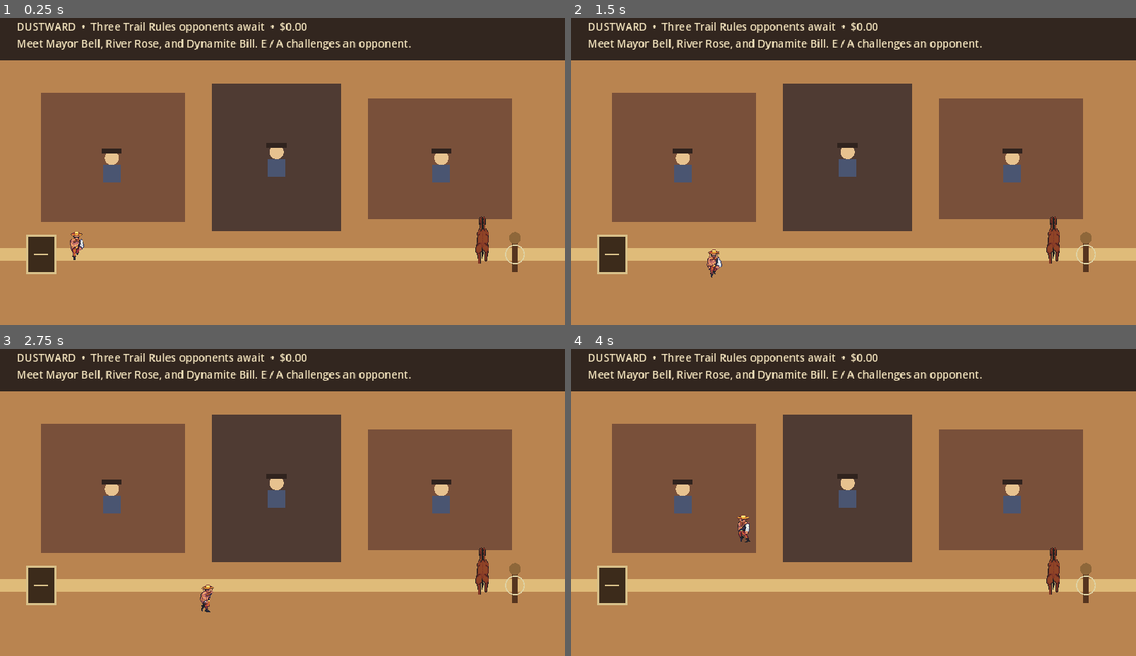
Above: before the commit, frames 1-4 (two rows, left to right).
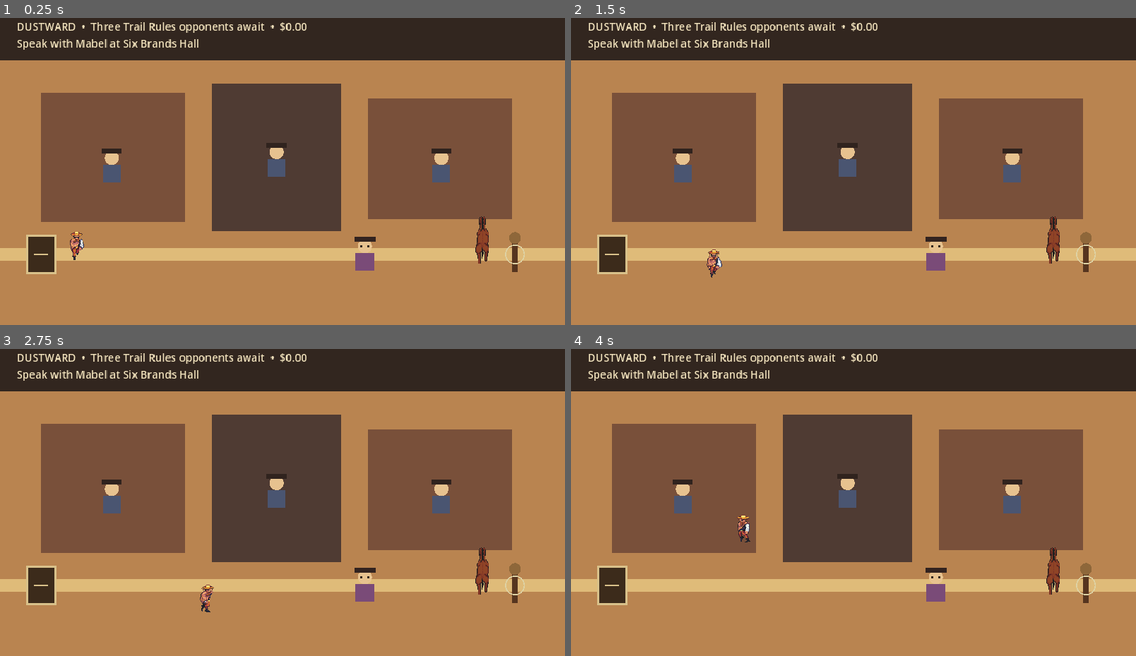
Above: after the commit, the same moments.

Repository: DocDamage/mahjongRPG
Game: Godot game, scene res://src/world/dustward.tscn
Same seed, same stepped clock (60 frames per second), same inputs: the game is played once before the commit and once after it. This scene is started directly instead of the project's main scene.
Inputs (mouse positions are in pixels of both pictures, inside the frame that each line leads up to):
- Up to frame 1 (0.25 s): no input
- Up to frame 2 (1.5 s): tap Enter at 0.5 s; move the mouse to (977, 150) at 0.52 s; hold D (move_right) 0.53-1.28 s; hold R (fish_reel) 0.53-1.28 s; click (977, 150) at 0.67 s; tap Space at 0.77 s; tap F (fish_release) at 0.8, 1.35 s; move the mouse to (740, 180) at 1.27 s; hold S (move_down) from 1.28 s (still down)
- Up to frame 3 (2.75 s): tap Space at 1.52 s; tap E (interact) at 1.55 s; move the mouse to (339, 428) at 2.02 s; release S (move_down) at 2.03 s; hold D (move_right) from 2.03 s (still down); hold E (interact) from 2.03 s (still down); tap Shift (run) at 2.3 s
- Up to frame 4 (4 s): move the mouse to (825, 560) at 2.77 s; release D (move_right) at 2.78 s; release E (interact) at 2.78 s; hold W (move_up) 2.78-3.53 s; tap Shift (run) at 2.85 s; click (825, 560) at 2.92 s; tap Space at 3.02, 3.77 s; tap R (fish_reel) at 3.05 s; move the mouse to (1023, 545) at 3.52 s; hold A (move_left) from 3.53 s (still down); hold R (fish_reel) from 3.53 s (still down); tap F (fish_release) at 3.8 s

The runs differ from the first frame. In frame 1, 1.3% of the frame differs, in the area x 3-73%, y 6-83%; in frame 2, 1.3%; in frame 3, 1.3%; in frame 4, 1.3%.

Commit message:
Add first hall restoration quest and helper

Diff:
--- /dev/null
+++ b/data/quests/vertical_slice_quests.json
@@ -0,0 +1,12 @@
+{
+  "schema_version": 1,
+  "quests": [
+    {
+      "id": "first_lantern",
+      "title": "The First Lantern",
+      "start_text": "Mabel needs one bean crop and any one fish to light the Six Brands Hall's first lantern.",
+      "requirements": {"crop_beans": 1, "any_fish": 1},
+      "rewards": {"helper": "mabel", "hall_milestone": "first_lantern"}
+    }
+  ]
+}
--- a/src/core/game_session.gd
+++ b/src/core/game_session.gd
@@ -5,13 +5,14 @@
 const FarmService = preload("res://src/farm/farm_service.gd")
 const HorseTravelState = preload("res://src/horses/horse_travel_state.gd")
 const InventoryService = preload("res://src/inventory/inventory_service.gd")
+const QuestService = preload("res://src/quests/quest_service.gd")
 
 signal session_started(seed: int)
 signal time_advanced(day: int, minute_of_day: int)
 signal pause_changed(paused: bool)
 signal weather_changed(weather_id: StringName)
 
-const SAVE_SCHEMA_VERSION := 2
+const SAVE_SCHEMA_VERSION := 3
 const MATCH_TIME_COST_MINUTES := 90
 const MINUTES_PER_DAY := 24 * 60
 const REAL_SECONDS_PER_DAY := 60.0
@@ -23,6 +24,7 @@
 var farm
 var horse
 var inventory
+var quests
 var _pause_reasons: Dictionary = {}
 var _time_accumulator := 0.0
 
@@ -41,6 +43,7 @@
 	_ensure_farm()
 	_ensure_horse()
 	_ensure_inventory()
+	_ensure_quests()
 
 
 func start_new_game(new_seed: int) -> void:
@@ -51,6 +54,8 @@
 	farm = null
 	horse = HorseTravelState.new()
 	inventory = InventoryService.new()
+	quests = null
+	_ensure_quests()
 	_ensure_farm()
 	_pause_reasons.clear()
 	_time_accumulator = 0.0
@@ -119,6 +124,7 @@
 		"farm": _ensure_farm().snapshot(),
 		"horse": _ensure_horse().snapshot(),
 		"inventory": _ensure_inventory().snapshot(),
+		"quests": _ensure_quests().snapshot(),
 	}
 
 
@@ -142,6 +148,9 @@
 		return ERR_INVALID_DATA
 	var inventory_data_value = migrated.get("inventory", {})
 	if not inventory_data_value is Dictionary or _ensure_inventory().restore(inventory_data_value) != OK:
+		return ERR_INVALID_DATA
+	var quest_data_value = migrated.get("quests", {})
+	if not quest_data_value is Dictionary or _ensure_quests().restore(quest_data_value) != OK:
 		return ERR_INVALID_DATA
 	_pause_reasons.clear()
 	_time_accumulator = 0.0
@@ -190,13 +199,33 @@
 	return inventory
 
 
+func _ensure_quests():
+	if quests != null:
+		return quests
+	quests = QuestService.new()
+	var file := FileAccess.open("res://data/quests/vertical_slice_quests.json", FileAccess.READ)
+	if file == null:
+		push_error("Missing vertical-slice quest data")
+		return quests
+	var parsed: Variant = JSON.parse_string(file.get_as_text())
+	if parsed is Dictionary:
+		var quest_values: Variant = parsed.get("quests", [])
+		if quest_values is Array:
+			for quest_value in quest_values:
+				if quest_value is Dictionary:
+					quests.register_definition(quest_value)
+	return quests
+
+
 func _migrate_snapshot(snapshot_data: Dictionary) -> Dictionary:
 	var schema_version := int(snapshot_data.get("schema_version", -1))
 	if schema_version == SAVE_SCHEMA_VERSION:
 		return snapshot_data.duplicate(true)
-	if schema_version != 1:
+	if schema_version < 1 or schema_version > 2:
 		return {}
 	var migrated := snapshot_data.duplicate(true)
 	migrated["schema_version"] = SAVE_SCHEMA_VERSION
-	migrated["inventory"] = {"money_cents": 0, "items": {}, "fish_records": {}}
+	if schema_version == 1:
+		migrated["inventory"] = {"money_cents": 0, "items": {}, "fish_records": {}}
+	migrated["quests"] = {"active": {}, "completed": {}, "unlocked_helpers": {}, "hall_milestones": {}}
 	return migrated
--- /dev/null
+++ b/src/quests/quest_service.gd
@@ -0,0 +1,78 @@
+extends RefCounted
+
+signal quest_started(quest_id: StringName)
+signal quest_completed(quest_id: StringName)
+
+var definitions: Dictionary = {}
+var active: Dictionary = {}
+var completed: Dictionary = {}
+var unlocked_helpers: Dictionary = {}
+var hall_milestones: Dictionary = {}
+
+
+func register_definition(data: Dictionary) -> Error:
+	var quest_id := StringName(data.get("id", ""))
+	var requirements_value: Variant = data.get("requirements", {})
+	if quest_id.is_empty() or not requirements_value is Dictionary:
+		return ERR_INVALID_DATA
+	definitions[quest_id] = data.duplicate(true)
+	return OK
+
+
+func start(quest_id: StringName) -> Error:
+	if not definitions.has(quest_id):
+		return ERR_DOES_NOT_EXIST
+	if completed.has(quest_id):
+		return ERR_ALREADY_IN_USE
+	active[quest_id] = true
+	quest_started.emit(quest_id)
+	return OK
+
+
+func is_active(quest_id: StringName) -> bool:
+	return active.has(quest_id)
+
+
+func complete(quest_id: StringName) -> Error:
+	if not active.has(quest_id) or not definitions.has(quest_id):
+		return ERR_INVALID_DATA
+	active.erase(quest_id)
+	completed[quest_id] = true
+	var rewards_value: Variant = definitions[quest_id].get("rewards", {})
+	if rewards_value is Dictionary:
+		var helper := StringName(rewards_value.get("helper", ""))
+		var milestone := StringName(rewards_value.get("hall_milestone", ""))
+		if not helper.is_empty():
+			unlocked_helpers[helper] = true
+		if not milestone.is_empty():
+			hall_milestones[milestone] = true
+	quest_completed.emit(quest_id)
+	return OK
+
+
+func requirement_count(quest_id: StringName, inventory, item_id: StringName) -> int:
+	if inventory == null or not definitions.has(quest_id):
+		return 0
+	if item_id == &"any_fish":
+		var count := 0
+		for key_value in inventory.items.keys():
+			var key := String(key_value)
+			if key.begins_with("fish_"):
+				count += int(inventory.items[key_value])
+		return count
+	return inventory.item_count(item_id)
+
+
+func snapshot() -> Dictionary:
+	return {"active": active.duplicate(true), "completed": completed.duplicate(true), "unlocked_helpers": unlocked_helpers.duplicate(true), "hall_milestones": hall_milestones.duplicate(true)}
+
+
+func restore(data: Dictionary) -> Error:
+	for key in ["active", "completed", "unlocked_helpers", "hall_milestones"]:
+		if not data.get(key, {}) is Dictionary:
+			return ERR_INVALID_DATA
+	active = data["active"].duplicate(true)
+	completed = data["completed"].duplicate(true)
+	unlocked_helpers = data["unlocked_helpers"].duplicate(true)
+	hall_milestones = data["hall_milestones"].duplicate(true)
+	return OK
--- /dev/null
+++ b/src/story/hall_foreman.gd
@@ -0,0 +1,45 @@
+extends "res://src/interaction/world_interactable.gd"
+
+signal feedback(message: String)
+
+const QUEST_ID := &"first_lantern"
+
+
+func _ready() -> void:
+	interacted.connect(_on_interacted)
+	queue_redraw()
+
+
+func _draw() -> void:
+	draw_circle(Vector2(0, -14), 12.0, Color("e7c28f"))
+	draw_rect(Rect2(-16, -2, 32, 30), Color("7a4b78"))
+	draw_rect(Rect2(-18, -30, 36, 8), Color("32231f"))
+	draw_circle(Vector2(-6, -14), 2.0, Color("33251c"))
+	draw_circle(Vector2(6, -14), 2.0, Color("33251c"))
+
+
+func _on_interacted(_actor: Node2D) -> void:
+	if GameSession.quests.completed.has(QUEST_ID):
+		feedback.emit("Mabel keeps the first lantern bright. Helper unlocked: Mabel.")
+		return
+	if not GameSession.quests.is_active(QUEST_ID):
+		GameSession.quests.start(QUEST_ID)
+		feedback.emit("Mabel: Bring one bean crop and any fish. We'll light the hall's first lantern.")
+		return
+	var bean_count: int = GameSession.quests.requirement_count(QUEST_ID, GameSession.inventory, &"crop_beans")
+	var fish_count: int = GameSession.quests.requirement_count(QUEST_ID, GameSession.inventory, &"any_fish")
+	if bean_count < 1 or fish_count < 1:
+		feedback.emit("Mabel: I still need one bean crop and any fish. Beans: %d, fish: %d." % [bean_count, fish_count])
+		return
+	GameSession.inventory.remove_item(&"crop_beans")
+	_remove_one_fish()
+	if GameSession.quests.complete(QUEST_ID) == OK:
+		feedback.emit("The first lantern shines. Mabel joins Wayward Farm, and the Six Brands Hall begins to return.")
+
+
+func _remove_one_fish() -> void:
+	for key_value in GameSession.inventory.items.keys():
+		var item_id := StringName(key_value)
+		if String(item_id).begins_with("fish_"):
+			GameSession.inventory.remove_item(item_id)
+			return
--- a/src/world/dustward.gd
+++ b/src/world/dustward.gd
@@ -9,6 +9,7 @@
 	$FarmRoad.feedback.connect(_show_message)
 	$Horse.feedback.connect(_show_message)
 	$DustwardHitch.feedback.connect(_show_message)
+	$Mabel.feedback.connect(_show_message)
 	for opponent in get_tree().get_nodes_in_group(&"dustward_opponent"):
 		opponent.feedback.connect(_show_message)
 	_update_status()
@@ -24,7 +25,8 @@
 
 
 func _update_status() -> void:
-	status_label.text = "DUSTWARD  •  Three Trail Rules opponents await  •  $%.2f\nMeet Mayor Bell, River Rose, and Dynamite Bill. E / A challenges an opponent." % [GameSession.inventory.money_cents / 100.0]
+	var quest_status := "First Lantern restored" if GameSession.quests.completed.has(&"first_lantern") else "Speak with Mabel at Six Brands Hall"
+	status_label.text = "DUSTWARD  •  Three Trail Rules opponents await  •  $%.2f\n%s" % [GameSession.inventory.money_cents / 100.0, quest_status]
 
 
 func _show_message(message: String) -> void:
--- a/src/world/dustward.tscn
+++ b/src/world/dustward.tscn
@@ -6,6 +6,7 @@
 [ext_resource type="Script" path="res://src/mahjong/presentation/mahjong_opponent.gd" id="4_opponent"]
 [ext_resource type="Script" path="res://src/horses/horse_actor.gd" id="5_horse"]
 [ext_resource type="Script" path="res://src/horses/hitching_post.gd" id="6_hitch"]
+[ext_resource type="Script" path="res://src/story/hall_foreman.gd" id="7_foreman"]
 
 [sub_resource type="CircleShape2D" id="CircleShape2D_exit"]
 radius = 42.0
@@ -97,6 +98,16 @@
 [node name="CollisionShape2D" type="CollisionShape2D" parent="DustwardHitch"]
 shape = SubResource("CircleShape2D_hitch")
 
+[node name="Mabel" type="Area2D" parent="."]
+position = Vector2(620, 420)
+collision_layer = 2
+collision_mask = 0
+script = ExtResource("7_foreman")
+prompt_text = "Speak with Mabel at Six Brands Hall"
+
+[node name="CollisionShape2D" type="CollisionShape2D" parent="Mabel"]
+shape = SubResource("CircleShape2D_opponent")
+
 [node name="HUD" type="CanvasLayer" parent="."]
 
 [node name="Status" type="Label" parent="HUD"]
--- a/tests/test_runner.gd
+++ b/tests/test_runner.gd
@@ -5,6 +5,7 @@
 	"res://tests/unit/test_input_service.gd",
 	"res://tests/unit/test_inventory_service.gd",
 	"res://tests/unit/test_shipping_service.gd",
+	"res://tests/unit/test_quest_service.gd",
 	"res://tests/unit/test_brand_claims.gd",
 	"res://tests/unit/test_basic_trail_ai.gd",
 	"res://tests/unit/test_farm_service.gd",
--- a/tests/unit/test_game_session.gd
+++ b/tests/unit/test_game_session.gd
@@ -27,6 +27,11 @@
 	legacy.erase("inventory")
 	if restored.restore(legacy) != OK or restored.inventory.money_cents != 0:
 		failures.append("version-one session saves should migrate an empty inventory safely")
+	var version_two := snapshot.duplicate(true)
+	version_two["schema_version"] = 2
+	version_two.erase("quests")
+	if restored.restore(version_two) != OK or not restored.quests.completed.is_empty():
+		failures.append("version-two session saves should migrate empty quest state safely")
 	session.free()
 	restored.free()
 	return failures
--- /dev/null
+++ b/tests/unit/test_quest_service.gd
@@ -0,0 +1,18 @@
+extends RefCounted
+
+const QuestService = preload("res://src/quests/quest_service.gd")
+
+
+func run() -> Array[String]:
+	var failures: Array[String] = []
+	var quests = QuestService.new()
+	var definition := {"id": "first_lantern", "requirements": {"crop_beans": 1}, "rewards": {"helper": "mabel", "hall_milestone": "first_lantern"}}
+	if quests.register_definition(definition) != OK or quests.start(&"first_lantern") != OK or quests.complete(&"first_lantern") != OK:
+		failures.append("a defined quest should start and complete")
+	if not quests.unlocked_helpers.has(&"mabel") or not quests.hall_milestones.has(&"first_lantern"):
+		failures.append("quest rewards should unlock helpers and hall milestones")
+	var restored = QuestService.new()
+	restored.register_definition(definition)
+	if restored.restore(quests.snapshot()) != OK or restored.snapshot() != quests.snapshot():
+		failures.append("quest state should round-trip through saves")
+	return failures
Not shown, added: src/quests/quest_service.gd.uid
Not shown, added: src/story/hall_foreman.gd.uid
Not shown: 1 places in src/world/dustward.tscn that only renumber resources
Not shown, added: tests/unit/test_quest_service.gd.uid
